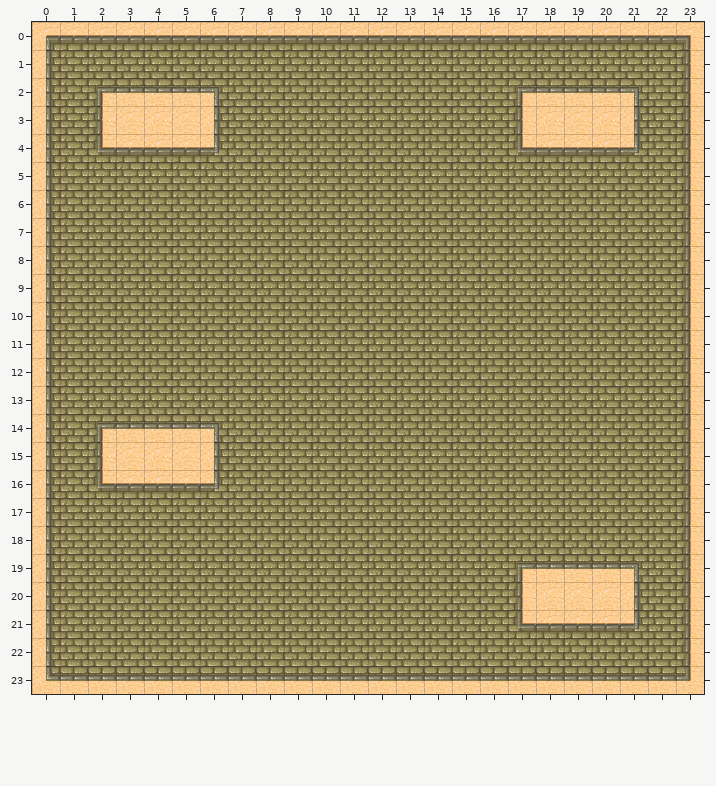
One commit to this Tiled map: android/assets/desertTest.tmx. The picture above is the old version.
Cells are 32x32 px. Shown: x 0..23, y 0..23.
The same view after the edit:
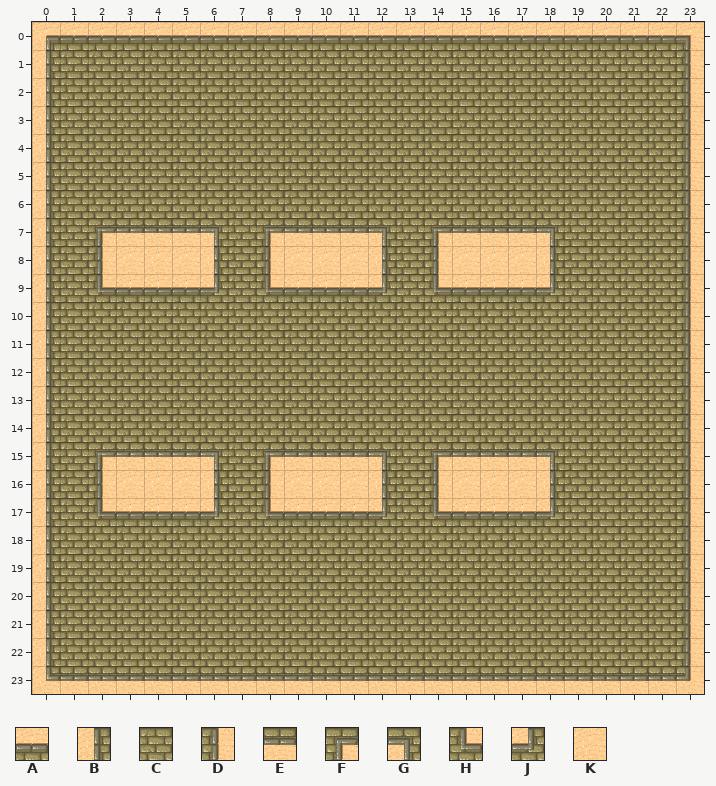
Key: from "DesertExampleMapTiles": A 1, B 8, C 9, D 10, E 17, F 19, G 20, H 27, J 28, K 29.
_ is an empty cell.
The edit:
Layer "Tile Layer 1":
y 2: x 2..6 FEEEG -> CCCCC; x 17..21 FEEEG -> CCCCC
y 3: x 2..6 DKKKB -> CCCCC; x 17..21 DKKKB -> CCCCC
y 4: x 2..6 HAAAJ -> CCCCC; x 17..21 HAAAJ -> CCCCC
y 7: x 2..6 CCCCC -> FEEEG; x 8..12 CCCCC -> FEEEG; x 14..18 CCCCC -> FEEEG
y 8: x 2..6 CCCCC -> DKKKB; x 8..12 CCCCC -> DKKKB; x 14..18 CCCCC -> DKKKB
y 9: x 2..6 CCCCC -> HAAAJ; x 8..12 CCCCC -> HAAAJ; x 14..18 CCCCC -> HAAAJ
y 14: x 2..6 FEEEG -> CCCCC
y 15: x 2..6 DKKKB -> FEEEG; x 8..12 CCCCC -> FEEEG; x 14..18 CCCCC -> FEEEG
y 16: x 2..6 HAAAJ -> DKKKB; x 8..12 CCCCC -> DKKKB; x 14..18 CCCCC -> DKKKB
y 17: x 2..6 CCCCC -> HAAAJ; x 8..12 CCCCC -> HAAAJ; x 14..18 CCCCC -> HAAAJ
y 19: x 17..21 FEEEG -> CCCCC
y 20: x 17..21 DKKKB -> CCCCC
y 21: x 17..21 HAAAJ -> CCCCC
